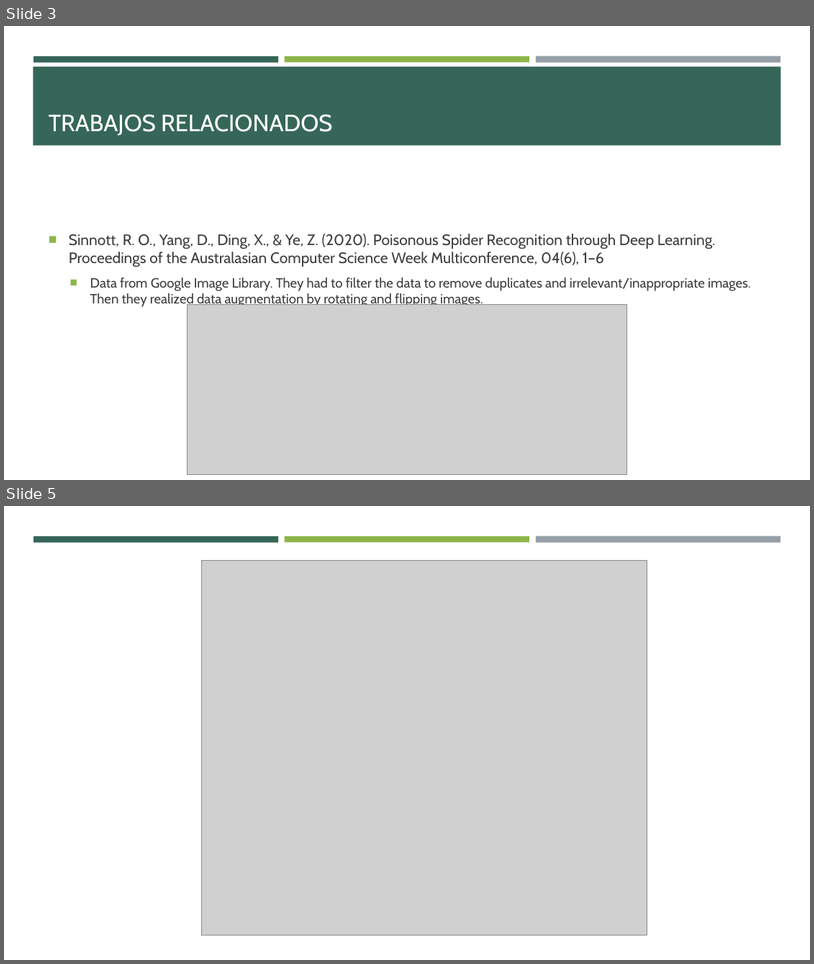
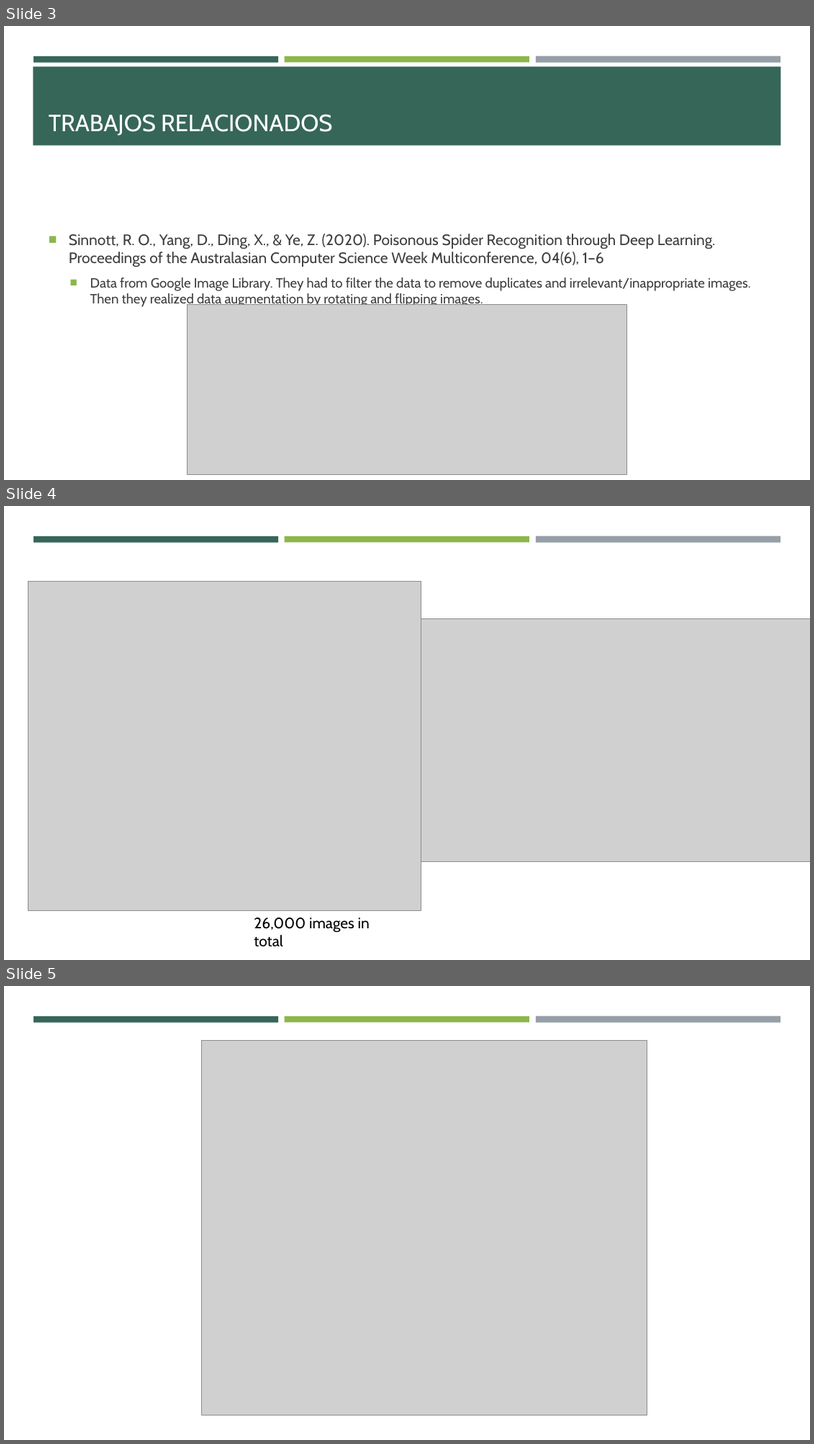
Before and after one commit to ErickaBermudez/spider-classification, a slide deck: docs/01 Project Presentation.pptx. Shown one above the other, each under a label of ours: slides 3 and 5 before the commit, slides 3, 4 and 5 after it; the slides between them are not shown. The pictures are 814x964 and 814x1444 pixels, drawn with LibreOffice and Linux fonts; fonts in the diff are those of the drawing; grey boxes stand for pictures. Boxes give left, top, right and bottom in pixels: in the first picture for what was removed or moved away, otherwise in the second. Text is boxed around its words. In the diff, an @@ line names an element or a change of style, - is before the commit and + after.

```diff
--- a/docs/01 Project Presentation.pptx
+++ b/docs/01 Project Presentation.pptx
@@ slide 4 added at bbox=[4, 506, 810, 960], background #FFFFFF; not listed: 3 template elements that a slide beside it also shows @@
@@ picture added at bbox=[28, 581, 422, 910] @@
@@ picture added at bbox=[416, 618, 810, 861] @@
@@ text added at bbox=[254, 917, 370, 947], 18 pt, text #000000 @@
+26,000 images in total
```
Also in this commit, not shown: 4 slides changed, 1 slide removed, 2 other files.
